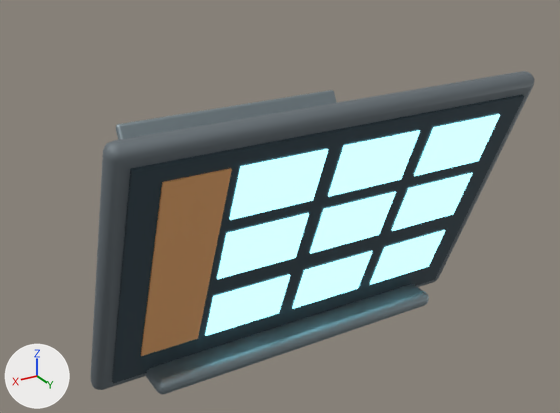
One commit to the glTF model assets/equipment/mars_odds_and_ends_v1/models/crew_tablet.glb: the scene before it, then after it.
Both versions are drawn from a 50 mm lens placed at (0.228, 0.375, 0.273), pointed at (-0.005, -0.012, 0.08). The lights are fixed; the arrows at lower left show +X, +Y and +Z. The older version comes first. Vertices at exactly the same position are counted once.

Script lines for the objects in view, before the commit:
```python
ob_stand_foot_dark_alloy = bpy.data.objects.new('stand_foot_dark_alloy', me_stand_foot_dark_alloy)
ob_stand_foot_dark_alloy.location = (0.0, 0.0, 0.0)
ob_stand_leg_dark_alloy = bpy.data.objects.new('stand_leg_dark_alloy', me_stand_leg_dark_alloy)
ob_stand_leg_dark_alloy.location = (0.0, -0.007, 0.0282)
ob_tablet_bar_orange = bpy.data.objects.new('tablet_bar_orange', me_tablet_bar_orange)
ob_tablet_bar_orange.location = (0.0, 0.0, 0.0)
ob_tablet_body_graphite = bpy.data.objects.new('tablet_body_graphite', me_tablet_body_graphite)
ob_tablet_body_graphite.location = (0.0, 0.0, 0.0)
ob_tablet_screen_dark_glass = bpy.data.objects.new('tablet_screen_dark_glass', me_tablet_screen_dark_glass)
ob_tablet_screen_dark_glass.location = (0.0, 0.0, 0.0)
ob_tablet_tiles_screen_cyan = bpy.data.objects.new('tablet_tiles_screen_cyan', me_tablet_tiles_screen_cyan)
ob_tablet_tiles_screen_cyan.location = (0.0, 0.0, 0.0)
```
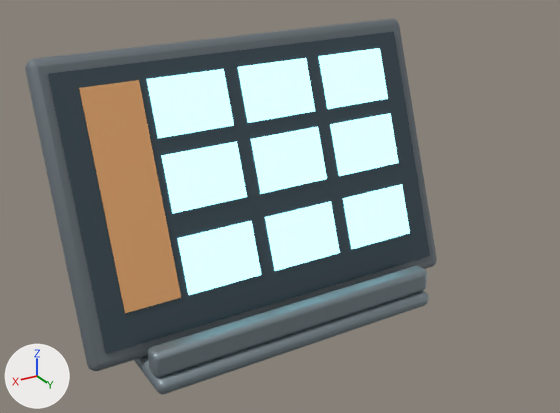
Location of each change, (x1, y1, x2, y2) in pixels of the pictures (560 x 413 px):
'tablet_screen_dark_glass', moved, turned
    before: (112, 94, 524, 384)
    after: (48, 32, 430, 354)
'tablet_tiles_screen_cyan', moved, turned
    before: (205, 114, 500, 336)
    after: (146, 48, 410, 295)
'tablet_body_graphite', moved, turned
    before: (91, 71, 535, 390)
    after: (25, 19, 437, 371)
'tablet_bar_orange', moved, turned
    before: (141, 168, 232, 356)
    after: (79, 80, 181, 313)
'stand_lip_dark_alloy', added
    after: (148, 266, 427, 377)
'stand_foot_dark_alloy', deleted
    before: (145, 284, 429, 394)
'stand_base_dark_alloy', added
    after: (134, 291, 429, 394)
'stand_leg_dark_alloy', deleted
    before: (116, 90, 337, 140)

The change, as a list of edits to the scene's bpy script:
```text
Change me_tablet_bar_orange:
    used by ob_tablet_bar_orange; location = (0.0, 0.0, 0.0)
    remove me_tablet_bar_orange.from_pydata(...)  # 8 vertices, 12 faces; spans x 0.07..0.105, y 0.0187..0.0683, z 0.0244..0.1454
    add me_tablet_bar_orange.from_pydata(...)  # 8 vertices, 12 faces; spans x 0.07..0.105, y -0.0472..-0.0018, z 0.0409..0.1634
    me_tablet_bar_orange part 1: the whole mesh is turned 42 degrees about the x axis through its middle, then moved by (0.0, -0.068, 0.0173)
Change me_tablet_body_graphite:
    used by ob_tablet_body_graphite; location = (0.0, 0.0, 0.0)
    remove me_tablet_body_graphite.from_pydata(...)  # 96 vertices, 188 faces; spans x -0.13..0.13, y -0.004..0.071, z -0.001..0.167
    add me_tablet_body_graphite.from_pydata(...)  # 96 vertices, 188 faces; spans x -0.13..0.13, y -0.066..0.004, z 0.01..0.18
    me_tablet_body_graphite part 2: the whole mesh is turned 42 degrees about the x axis through its middle, then moved by (0.0, -0.064, 0.011)
Change me_tablet_screen_dark_glass:
    used by ob_tablet_screen_dark_glass; location = (0.0, 0.0, 0.0)
    remove me_tablet_screen_dark_glass.from_pydata(...)  # 8 vertices, 12 faces; spans x -0.12..0.12, y 0.009..0.071, z 0.006..0.155
    add me_tablet_screen_dark_glass.from_pydata(...)  # 8 vertices, 12 faces; spans x -0.12..0.12, y -0.053..0.004, z 0.021..0.172
    me_tablet_screen_dark_glass part 3: the whole mesh is turned 42 degrees about the x axis through its middle, then moved by (0.0, -0.064, 0.016)
Change me_tablet_tiles_screen_cyan:
    used by ob_tablet_tiles_screen_cyan; location = (0.0, 0.0, 0.0)
    remove me_tablet_tiles_screen_cyan.from_pydata(...)  # 72 vertices, 108 faces; spans x -0.105..0.065, y 0.019..0.068, z 0.024..0.145
    add me_tablet_tiles_screen_cyan.from_pydata(...)  # 72 vertices, 108 faces; spans x -0.105..0.065, y -0.047..-0.002, z 0.041..0.163
    me_tablet_tiles_screen_cyan part 4: the whole mesh is scaled about its middle by (1, -0.911, 1.01), then moved by (0.0, -0.068, 0.017)
Add me_stand_lip_dark_alloy:
    me_stand_lip_dark_alloy.from_pydata(...)  # 96 vertices, 188 faces; spans x -0.1..0.1, y 0.014..0.026, z 0.01..0.026
    me_stand_lip_dark_alloy.materials.append(mat_dark_alloy)  # grey #8b99a0
Add me_stand_base_dark_alloy:
    me_stand_base_dark_alloy.from_pydata(...)  # 96 vertices, 188 faces; spans x -0.1..0.1, y -0.11..0.03, z 0.0..0.01
    me_stand_base_dark_alloy.materials.append(mat_dark_alloy)  # grey #8b99a0
Remove ob_stand_foot_dark_alloy:
    ob_stand_foot_dark_alloy = bpy.data.objects.new('stand_foot_dark_alloy', me_stand_foot_dark_alloy)
    ob_stand_foot_dark_alloy.location = (0.0, 0.0, 0.0)
Remove ob_stand_leg_dark_alloy:
    ob_stand_leg_dark_alloy = bpy.data.objects.new('stand_leg_dark_alloy', me_stand_leg_dark_alloy)
    ob_stand_leg_dark_alloy.location = (0.0, -0.007, 0.0282)
Add ob_stand_lip_dark_alloy:
    ob_stand_lip_dark_alloy = bpy.data.objects.new('stand_lip_dark_alloy', me_stand_lip_dark_alloy)
    ob_stand_lip_dark_alloy.location = (0.0, 0.0, 0.0)
Add ob_stand_base_dark_alloy:
    ob_stand_base_dark_alloy = bpy.data.objects.new('stand_base_dark_alloy', me_stand_base_dark_alloy)
    ob_stand_base_dark_alloy.location = (0.0, 0.0, 0.0)
```
